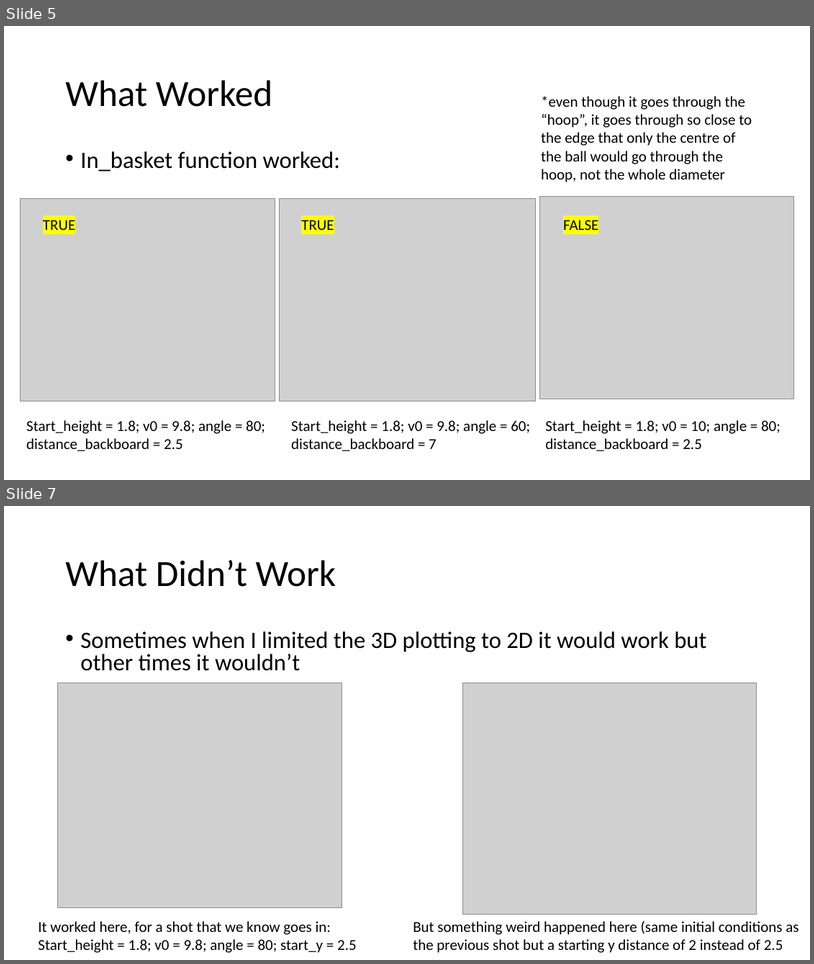
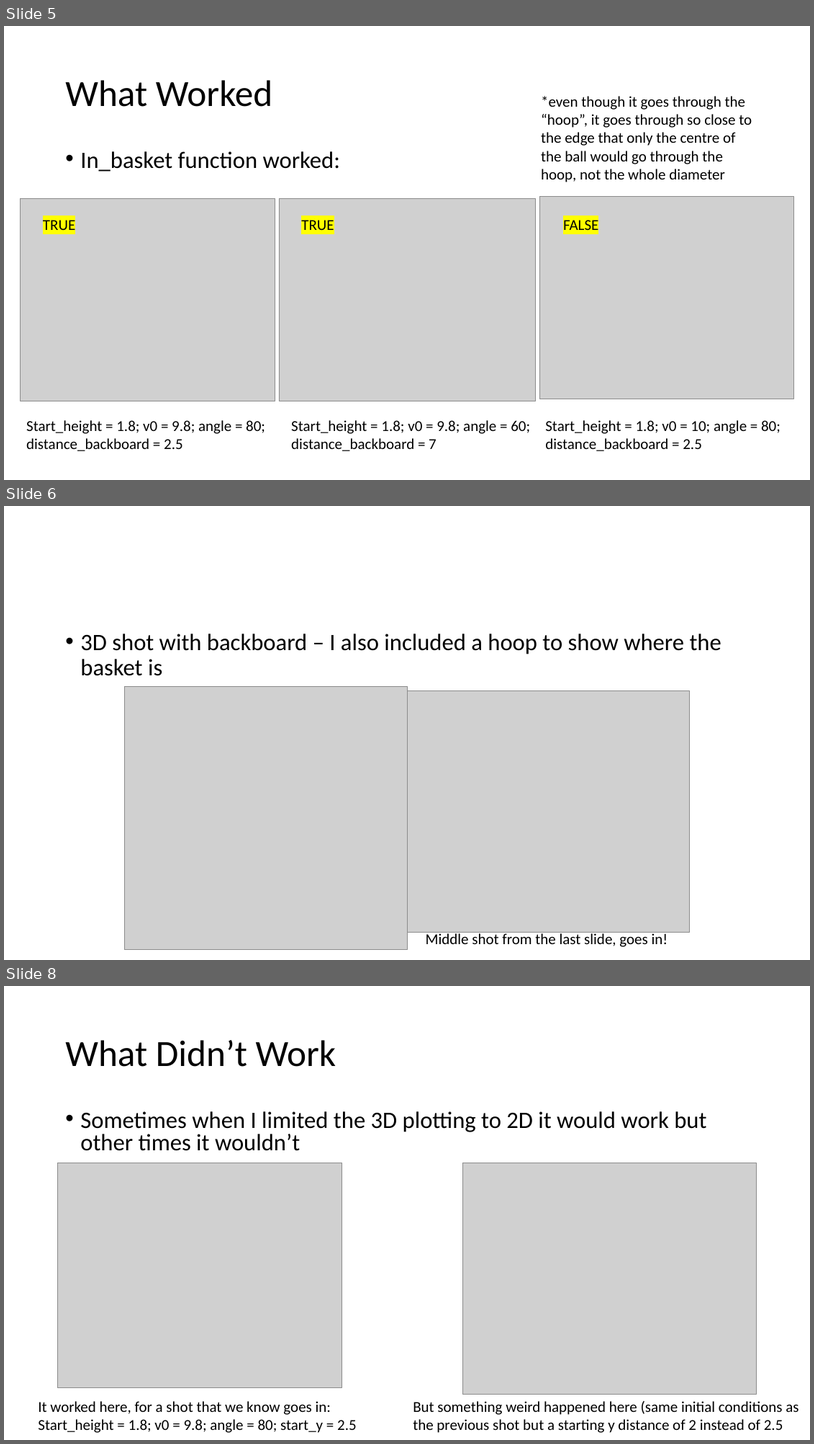
Before and after one commit to cawelch/hoop-never-misses, a slide deck: Weekly Presentations/Week 2.pptx. Shown one above the other, each under a label of ours: slides 5 and 7 before the commit, slides 5, 6 and 8 after it; the slides between them are not shown. The pictures are 814x964 and 814x1444 pixels, drawn with LibreOffice and Linux fonts; fonts in the diff are those of the drawing; grey boxes stand for pictures. Boxes give left, top, right and bottom in pixels: in the first picture for what was removed or moved away, otherwise in the second. Text is boxed around its words. In the diff, an @@ line names an element or a change of style, - is before the commit and + after.

Commit message:
Got 3d-shot.py working for plotting in 3D, still working on getting its backboard 100% done

```diff
--- a/Weekly Presentations/Week 2.pptx
+++ b/Weekly Presentations/Week 2.pptx
@@ slide 6 added at [4,506,810,960], background #FFFFFF @@
@@ text added at [80,633,722,676], 28 pt, text #000000 @@
+• 3D shot with backboard – I also included a hoop to show where the basket is
@@ picture added at [124,686,407,950] @@
@@ picture added at [407,691,691,932] @@
@@ text added at [426,932,669,947], 18 pt, text #000000 @@
+Middle shot from the last slide, goes in!
@@ what was slide 7 is now slide 8 @@
```
Also in this commit, not shown: 2 slides changed, 1 other slide added, 1 slide removed, 3 other files.
